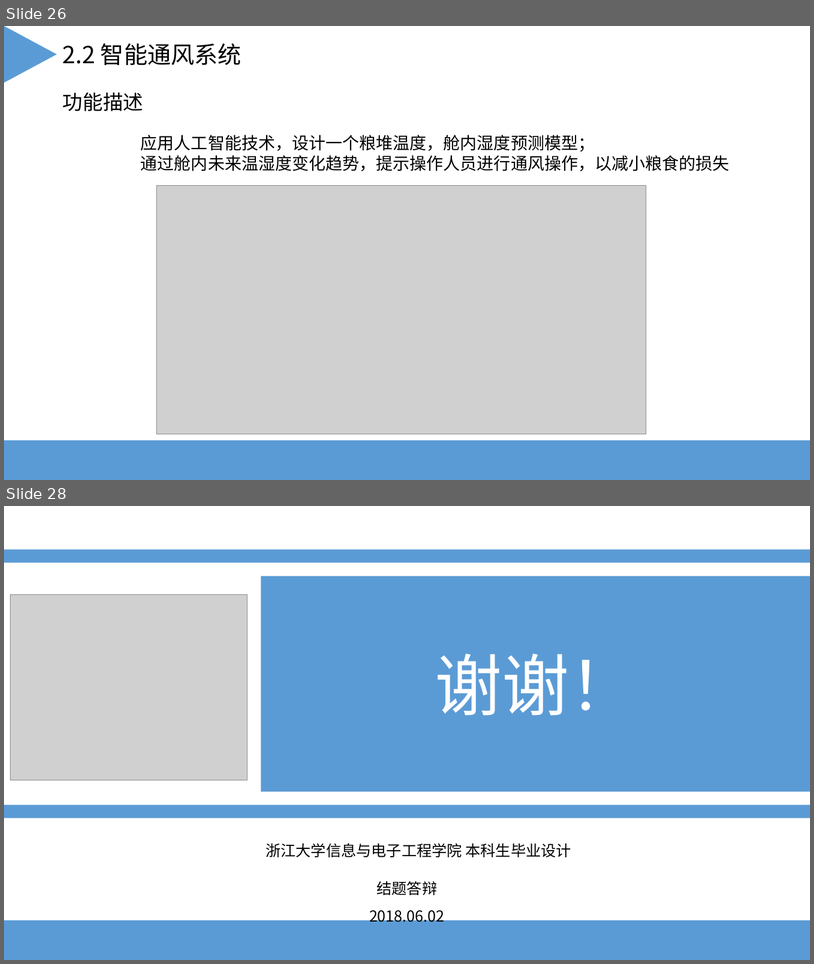
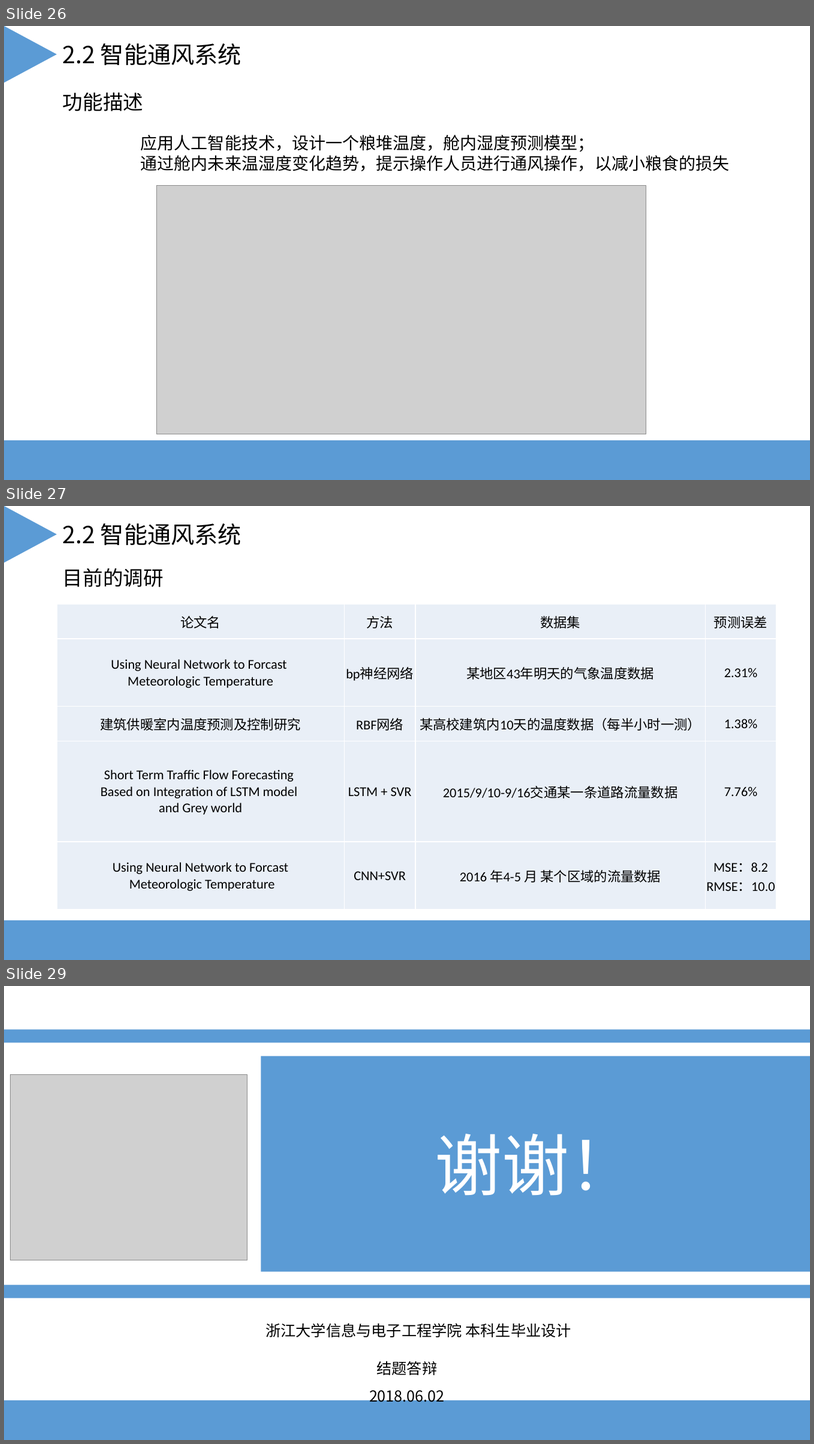
Before and after one commit to yangkaigithub/scada-task, a slide deck: 文档/毕设答辩.ppt. Shown one above the other, each under a label of ours: slides 26 and 28 before the commit, slides 26, 27 and 29 after it; the slides between them are not shown. The pictures are 814x964 and 814x1444 pixels, drawn with LibreOffice and Linux fonts; fonts in the diff are those of the drawing; grey boxes stand for pictures. Boxes give left, top, right and bottom in pixels: in the first picture for what was removed or moved away, otherwise in the second. Text is boxed around its words. In the diff, an @@ line names an element or a change of style, - is before the commit and + after.

```diff
--- a/文档/毕设答辩.ppt
+++ b/文档/毕设答辩.ppt
@@ slide 27 added at [4, 506, 810, 960], background #FFFFFF @@
@@ triangle added at [5, 506, 57, 562], fill #5B9BD5 @@
@@ text added at [63, 523, 242, 545], 28 pt, text #000000 @@
+2.2 智能通风系统
@@ text added at [63, 568, 164, 587], 24 pt, text #000000 @@
+目前的调研
@@ table added at [57, 604, 777, 909], 5 rows, 4 columns @@
+论文名 | 方法 | 数据集 | 预测误差
+Using Neural Network to Forcast Meteorologic Temperature | bp神经网络 | 某地区43年明天的气象温度数据 | 2.31%
+建筑供暖室内温度预测及控制研究 | RBF网络 | 某高校建筑内10天的温度数据（每半小时一测） | 1.38%
+Short Term Traffic Flow Forecasting Based on Integration of LSTM model and Grey world | LSTM + SVR | 2015/9/10-9/16交通某一条道路流量数据 | 7.76%
+Using Neural Network to Forcast Meteorologic Temperature | CNN+SVR | 2016 年4-5 月 某个区域的流量数据 | MSE：8.2 RMSE：10.0
@@ rectangle added at [4, 920, 810, 960], fill #5B9BD5 @@
@@ what was slide 28 is now slide 29 @@
```
Also in this commit, not shown: 1 slide changed, 1 other slide added, 1 slide removed.
